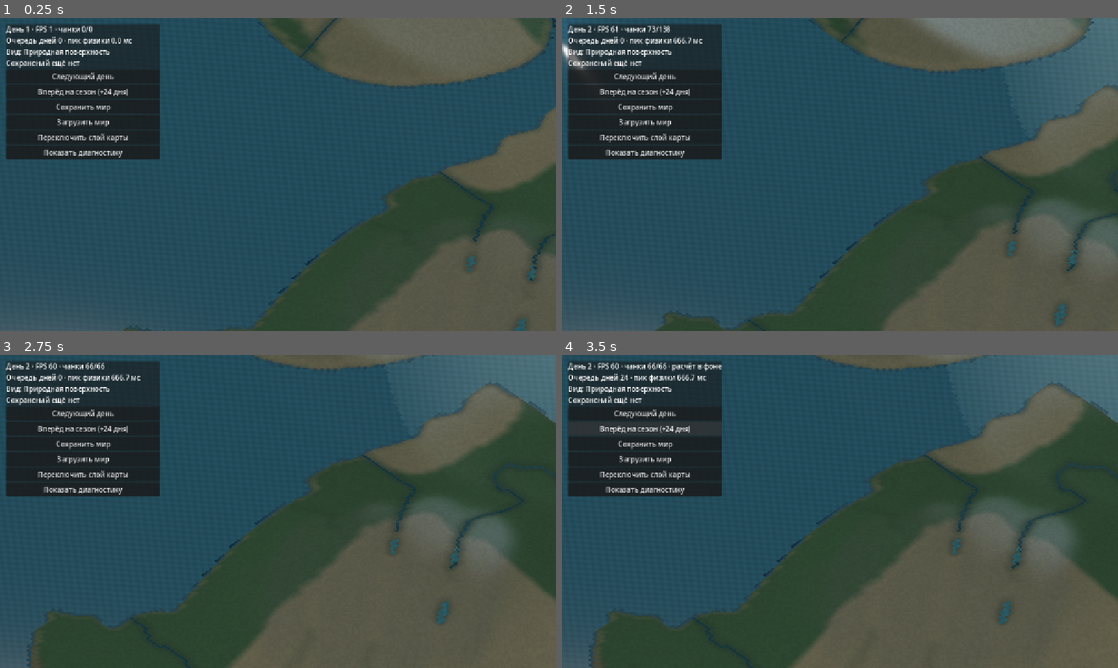
Above: before the commit, frames 1-4 (two rows, left to right).
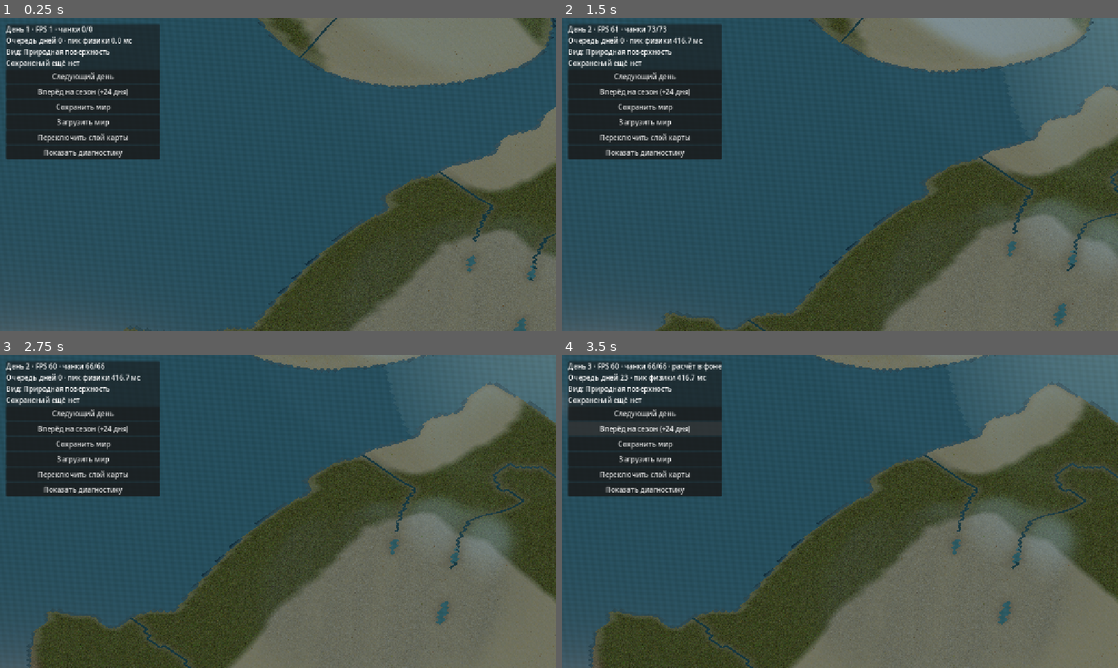
Above: after the commit, the same moments.

Repository: cyrox007/lands-and-ages
Game: Godot game, scene res://scenes/world.tscn
The game is run twice, just before and just after one commit, with the same random seed, the same clock (stepped at 60 frames per second) and the same inputs.
Inputs (mouse positions are in pixels of both pictures, inside the frame that each line leads up to):
- Up to frame 1 (0.25 s): no input
- Up to frame 2 (1.5 s): click "Следующий день" at 0.5 s; move the mouse to (962, 158) at 1.27 s; hold D from 1.28 s (still down); click (962, 158) at 1.42 s
- Up to frame 3 (2.75 s): release D at 2 s; drag from (166, 527) to (250, 574) at 2.02 s
- Up to frame 4 (3.5 s): click "Вперёд на сезон (+24 дня)" at 2.75 s

The runs differ from the first frame. In frame 1, 6.5% of the frame differs, in the area x 22-100%, y 0-100%; in frame 2, 9.0%, in the area x 0-100%, y 0-100%; in frame 3, 8.7%; in frame 4, 8.8%.

Commit message:
feat(world): этап 9.1 — фото-PBR текстуры и физические маски покрытий

Diff:
--- a/godot/scripts/chunk.gd
+++ b/godot/scripts/chunk.gd
@@ -3,6 +3,7 @@
 
 const Relief = preload("res://scripts/relief.gd")
 const Appearance = preload("res://scripts/landscape_appearance.gd")
+const MaterialMix = preload("res://scripts/terrain_material_mix.gd")
 
 static func create_mesh(cx: int, cy: int, day: int, world: RefCounted = null,
 		surface: RefCounted = null, mode: int = 0,
@@ -22,6 +23,8 @@
 	var vertices := PackedVector3Array()
 	var normals := PackedVector3Array()
 	var colors := PackedColorArray()
+	var uvs := PackedVector2Array()
+	var uv2s := PackedVector2Array()
 	var indices := PackedInt32Array()
 	for j in range(height + 1):
 		for i in range(width + 1):
@@ -35,20 +38,34 @@
 			var cell := Vector2i(mini(x, world.config.width - 1),
 				mini(y, world.config.height - 1))
 			if mode == 0 and surface != null and hydro != null:
-				colors.push_back(Appearance.color_at(vertex, h, normal,
-					world, surface, hydro))
-			elif mode == 0 or surface == null:
-				colors.push_back(Relief.relief_color(h, normal))
-			elif mode == 5:
-				colors.push_back(surface.snow_color_at(cell))
-			elif mode == 6:
-				colors.push_back(surface.sediment_color_at(cell))
-			elif mode == 7:
-				colors.push_back(surface.water_state_color_at(cell))
-			elif mode <= 2 or climate == null:
-				colors.push_back(surface.color_at(cell, mode - 1))
+				var color := Appearance.color_at(vertex, h, normal,
+					world, surface, hydro)
+				var weights: PackedFloat32Array = MaterialMix.at(
+					vertex, h, normal, world, surface, hydro)
+				# Текстурные веса передаются в UV/UV2 и альфа-канале,
+				# а цвет RGB остаётся доступен прежним диагностическим тестам.
+				color.a = weights[MaterialMix.SNOW]
+				colors.push_back(color)
+				uvs.push_back(Vector2(weights[MaterialMix.SAND],
+					weights[MaterialMix.ROCK]))
+				uv2s.push_back(Vector2(weights[MaterialMix.SOIL],
+					weights[MaterialMix.GRAVEL]))
 			else:
-				colors.push_back(climate.color_at(cell, mode - 3))
+				uvs.push_back(Vector2.ZERO)
+				uv2s.push_back(Vector2.ZERO)
+				if mode == 0 or surface == null:
+					colors.push_back(Relief.relief_color(h, normal))
+				elif mode == 5:
+					colors.push_back(surface.snow_color_at(cell))
+				elif mode == 6:
+					colors.push_back(surface.sediment_color_at(cell))
+				elif mode == 7:
+					colors.push_back(surface.water_state_color_at(cell))
+				elif mode <= 2 or climate == null:
+					colors.push_back(surface.color_at(cell, mode - 1))
+				else:
+					colors.push_back(climate.color_at(cell, mode - 3))
+
 	var stride := width + 1
 	for j in range(height):
 		for i in range(width):
@@ -63,6 +80,8 @@
 	arrays[Mesh.ARRAY_VERTEX] = vertices
 	arrays[Mesh.ARRAY_NORMAL] = normals
 	arrays[Mesh.ARRAY_COLOR] = colors
+	arrays[Mesh.ARRAY_TEX_UV] = uvs
+	arrays[Mesh.ARRAY_TEX_UV2] = uv2s
 	arrays[Mesh.ARRAY_INDEX] = indices
 	var mesh := ArrayMesh.new()
 	mesh.add_surface_from_arrays(Mesh.PRIMITIVE_TRIANGLES, arrays)
--- /dev/null
+++ b/godot/scripts/terrain_material_mix.gd
@@ -0,0 +1,84 @@
+extends RefCounted
+## Физически обусловленные коэффициенты шести PBR-покрытий.
+## Порядок: трава, почва, песок, скала, щебень, снег.
+
+const SurfaceType = preload("res://scripts/surface.gd")
+const Appearance = preload("res://scripts/landscape_appearance.gd")
+
+const MATERIALS := 6
+const GRASS := 0
+const SOIL := 1
+const SAND := 2
+const ROCK := 3
+const GRAVEL := 4
+const SNOW := 5
+
+
+static func _blend(weights: PackedFloat32Array, target: int,
+		fraction: float) -> void:
+	var amount := clampf(fraction, 0.0, 1.0)
+	for index in range(MATERIALS):
+		weights[index] *= 1.0 - amount
+	weights[target] += amount
+
+
+static func _cell_weights(cell: Vector2i, height: float, normal: Vector3,
+		surface: RefCounted, hydro: RefCounted) -> PackedFloat32Array:
+	var index: int = hydro.cell_index(cell)
+	var weights := PackedFloat32Array([0.75, 0.25, 0.0, 0.0, 0.0, 0.0])
+	if surface.rock_at_index(index):
+		_blend(weights, ROCK, 1.0)
+	elif surface.exposed_at_index(index):
+		var substrate: int = surface.substrate_at_index(index)
+		_blend(weights, SAND if substrate == SurfaceType.SAND else GRAVEL, 0.92)
+	elif surface.substrate_at_index(index) == SurfaceType.CLAY:
+		_blend(weights, SOIL, 0.9)
+	elif surface.substrate_at_index(index) == SurfaceType.SAND:
+		_blend(weights, SAND, 0.82)
+
+	var slope := 1.0 - clampf(normal.y, 0.0, 1.0)
+	_blend(weights, ROCK, smoothstep(0.15, 0.52, slope) * 0.88)
+	var depth: float = surface.soil_depth_at_index(index)
+	_blend(weights, GRAVEL, (1.0 - clampf(depth / 1.2, 0.0, 1.0)) * 0.34)
+	_blend(weights, GRAVEL, smoothstep(3.7, 8.3, height) * 0.17)
+	if hydro.has_water(index):
+		_blend(weights, SAND, 0.50)
+	else:
+		var snow: float = surface.snow_at_index(index)
+		_blend(weights, SNOW, smoothstep(0.04, 0.9, snow))
+	return weights
+
+
+static func at(vertex: Vector2i, height: float, normal: Vector3,
+		world: RefCounted, surface: RefCounted,
+		hydro: RefCounted) -> PackedFloat32Array:
+	# Усредняем по четырём клеткам, как и прежний цвет вершины.
+	# Поэтому на границах GPU-чанков коэффициенты одинаковы.
+	var result := PackedFloat32Array([0.0, 0.0, 0.0, 0.0, 0.0, 0.0])
+	var cells := 0
+	var dry_cells := 0
+	for dy in [-1, 0]:
+		for dx in [-1, 0]:
+			var cell := vertex + Vector2i(dx, dy)
+			if not world.config.contains_cell(cell):
+				continue
+			var weights := _cell_weights(cell, height, normal, surface, hydro)
+			for index in range(MATERIALS):
+				result[index] += weights[index]
+			cells += 1
+			if not hydro.has_water(hydro.cell_index(cell)):
+				dry_cells += 1
+
+	if cells == 0:
+		result[GRASS] = 1.0
+		return result
+
+	for index in range(MATERIALS):
+		result[index] /= float(cells)
+	var nearby: Vector2 = Appearance._near_water(vertex, world, hydro)
+	var dry_share := float(dry_cells) / float(cells)
+	var gentle := 1.0 - smoothstep(0.14, 0.46,
+		1.0 - clampf(normal.y, 0.0, 1.0))
+	_blend(result, SAND, nearby.x * dry_share * gentle * 0.60)
+	_blend(result, SOIL, nearby.y * dry_share * 0.18)
+	return result
--- a/godot/scripts/world.gd
+++ b/godot/scripts/world.gd
@@ -12,6 +12,8 @@
 const BenchmarkRoute = preload("res://scripts/world_benchmark_route.gd")
 const BenchmarkRunner = preload("res://scripts/world_benchmark_runner.gd")
 const NaturalGroundShader = preload("res://shaders/natural_ground.gdshader")
+const TerrainAlbedo = preload("res://assets/terrain/terrain_albedo.png")
+const TerrainNormalRoughness = preload("res://assets/terrain/terrain_normal_roughness.png")
 const NaturalWaterShader = preload("res://shaders/natural_water.gdshader")
 const Hydrology = preload("res://scripts/hydrology.gd")
 const WaterMesh = preload("res://scripts/water_mesh.gd")
@@ -186,6 +188,9 @@
 	# и диагностические палитры остаются без изменений.
 	_ground_material = ShaderMaterial.new()
 	_ground_material.shader = NaturalGroundShader
+	_ground_material.set_shader_parameter("terrain_albedo", TerrainAlbedo)
+	_ground_material.set_shader_parameter("terrain_normal_roughness",
+		TerrainNormalRoughness)
 	_debug_ground_material = StandardMaterial3D.new()
 	_debug_ground_material.vertex_color_use_as_albedo = true
 	_debug_ground_material.roughness = 1.0
--- a/godot/shaders/natural_ground.gdshader
+++ b/godot/shaders/natural_ground.gdshader
@@ -1,50 +1,99 @@
 shader_type spatial;
 render_mode cull_disabled, diffuse_burley, specular_schlick_ggx;
 
-// Цвет грунта и высота поступают из физической карты.
-// Микрофактура скал отключается вдали без изменения самих мешей.
+// Реальные фото-PBR карты хранятся в двух атласах из шести покрытий.
+// Маски смешивания приходят с общей физической вершины WorldMap.
+uniform sampler2D terrain_albedo : source_color, filter_linear_mipmap_anisotropic, repeat_disable;
+uniform sampler2D terrain_normal_roughness : filter_linear_mipmap_anisotropic, repeat_disable;
 uniform float detail_strength : hint_range(0.0, 1.0) = 1.0;
+uniform float texture_density : hint_range(0.05, 2.0) = 0.35;
 
 varying vec3 ground_position;
+varying vec3 ground_world_normal;
 varying float ground_steepness;
 
 void vertex() {
 	ground_position = (MODEL_MATRIX * vec4(VERTEX, 1.0)).xyz;
+	ground_world_normal = normalize(mat3(MODEL_MATRIX) * NORMAL);
 	ground_steepness = 1.0 - clamp(abs(NORMAL.y), 0.0, 1.0);
 }
 
-float detail_noise(vec2 position) {
-	vec2 cell = floor(position);
-	vec2 weight = fract(position);
-	weight = weight * weight * (3.0 - 2.0 * weight);
-	float a = fract(sin(dot(cell, vec2(127.1, 311.7))) * 43758.5453);
-	float b = fract(sin(dot(cell + vec2(1.0, 0.0), vec2(127.1, 311.7))) * 43758.5453);
-	float c = fract(sin(dot(cell + vec2(0.0, 1.0), vec2(127.1, 311.7))) * 43758.5453);
-	float d = fract(sin(dot(cell + vec2(1.0, 1.0), vec2(127.1, 311.7))) * 43758.5453);
-	return mix(mix(a, b, weight.x), mix(c, d, weight.x), weight.y);
+vec2 atlas_uv(vec2 world_uv, int material) {
+	// Тайлы 384px: 368px изображения и по 8px периодического бордюра.
+	vec2 tile = vec2(float(material % 3), float(material / 3));
+	vec2 local_uv = vec2(8.0 / 384.0) +
+		fract(world_uv * texture_density) * (368.0 / 384.0);
+	return (tile + local_uv) / vec2(3.0, 2.0);
+}
+
+void add_layer(int material, float influence, vec3 position, vec3 normal,
+		inout vec3 albedo_sum, inout vec3 packed_sum) {
+	if (influence < 0.008) {
+		return;
+	}
+	vec2 uv = atlas_uv(position.xz, material);
+	vec3 albedo = texture(terrain_albedo, uv).rgb;
+	vec3 packed = texture(terrain_normal_roughness, uv).rgb;
+
+	// Скалистые крутые грани не растягивают рисунок по горизонтальной UV.
+	float cliff = smoothstep(0.30, 0.61, ground_steepness);
+	if (material == 3 && cliff > 0.005) {
+		vec3 tri = pow(abs(normal), vec3(5.0));
+		tri /= max(tri.x + tri.y + tri.z, 0.0001);
+		vec2 uv_x = atlas_uv(position.zy, material);
+		vec2 uv_z = atlas_uv(position.xy, material);
+		vec3 tri_albedo = texture(terrain_albedo, uv_x).rgb * tri.x +
+			albedo * tri.y +
+			texture(terrain_albedo, uv_z).rgb * tri.z;
+		vec3 tri_packed = texture(terrain_normal_roughness, uv_x).rgb * tri.x +
+			packed * tri.y +
+			texture(terrain_normal_roughness, uv_z).rgb * tri.z;
+		albedo = mix(albedo, tri_albedo, cliff);
+		packed = mix(packed, tri_packed, cliff);
+	}
+	albedo_sum += albedo * influence;
+	packed_sum += packed * influence;
 }
 
 void fragment() {
-	float cliff = smoothstep(0.12, 0.52, ground_steepness);
-	float brightness = 1.0;
-	if (detail_strength > 0.01) {
-		// Геологическая слоистость читается по высоте и направлению склона.
-		float broad = detail_noise(ground_position.xz * 0.52);
-		float grain = detail_noise(ground_position.xz * 2.4);
-		float strata = sin(ground_position.y * 10.0 +
-			ground_position.x * 0.65 + broad * 2.2);
-		float breaks = sin(ground_position.y * 4.2 -
-			ground_position.z * 1.1 + broad * 3.0);
-		float layers = 1.0 - cliff * (0.085 - 0.062 * strata +
-			0.022 * breaks);
-		brightness = mix(1.0, (0.97 + (grain - 0.5) * 0.13) * layers,
-			detail_strength);
-	}
+	// COLOR.rgb остаётся природной подсказкой влажности/биома.
+	// COLOR.a = снег; UV = песок, скала; UV2 = почва, щебень.
+	float snow = clamp(COLOR.a, 0.0, 1.0);
+	float sand = clamp(UV.x, 0.0, 1.0);
+	float rock = clamp(UV.y, 0.0, 1.0);
+	float soil = clamp(UV2.x, 0.0, 1.0);
+	float gravel = clamp(UV2.y, 0.0, 1.0);
+	float grass = max(0.0, 1.0 - snow - sand - rock - soil - gravel);
+	float sum = max(grass + soil + sand + rock + gravel + snow, 0.0001);
 
-	// Снег скрывает мелкие слои породы, в том числе вблизи.
-	float snow = smoothstep(0.71, 0.85, min(COLOR.r, min(COLOR.g, COLOR.b)));
-	brightness = mix(brightness, 1.0, snow * 0.94);
-	ALBEDO = clamp(COLOR.rgb * brightness, vec3(0.0), vec3(1.0));
-	ROUGHNESS = mix(0.97, 0.88, cliff);
+	vec3 albedo_sum = vec3(0.0);
+	vec3 packed_sum = vec3(0.0);
+	add_layer(0, grass / sum, ground_position, ground_world_normal,
+		albedo_sum, packed_sum);
+	add_layer(1, soil / sum, ground_position, ground_world_normal,
+		albedo_sum, packed_sum);
+	add_layer(2, sand / sum, ground_position, ground_world_normal,
+		albedo_sum, packed_sum);
+	add_layer(3, rock / sum, ground_position, ground_world_normal,
+		albedo_sum, packed_sum);
+	add_layer(4, gravel / sum, ground_position, ground_world_normal,
+		albedo_sum, packed_sum);
+	add_layer(5, snow / sum, ground_position, ground_world_normal,
+		albedo_sum, packed_sum);
+
+	// Скалистая геологическая слоистость остаётся лишь слабой деталью.
+	float strata = sin(ground_position.y * 9.0 + ground_position.x * 0.42);
+	float cliff = smoothstep(0.25, 0.56, ground_steepness) * rock;
+	vec3 tint = clamp(COLOR.rgb / vec3(0.55), vec3(0.74), vec3(1.19));
+	ALBEDO = clamp(albedo_sum * mix(vec3(1.0), tint, 0.17) *
+		(1.0 + strata * cliff * 0.016 * detail_strength),
+		vec3(0.0), vec3(1.0));
+	ROUGHNESS = clamp(packed_sum.b, 0.25, 1.0);
 	METALLIC = 0.0;
+
+	// Карта нормалей сообщает микрорельеф, но не деформирует сетку.
+	vec3 bump = vec3(packed_sum.r * 2.0 - 1.0, 0.0,
+		packed_sum.g * 2.0 - 1.0);
+	NORMAL = normalize(NORMAL + mat3(VIEW_MATRIX) * bump *
+		(0.30 * detail_strength * (1.0 - cliff * 0.4)));
 }
--- /dev/null
+++ b/godot/tests/world_pbr_materials_smoke.gd
@@ -0,0 +1,151 @@
+extends SceneTree
+## Этап 9.1: реальные атласы PBR, переходы и сохранность физической карты.
+
+const Config = preload("res://scripts/world_config.gd")
+const WorldMap = preload("res://scripts/world_map.gd")
+const Hydro = preload("res://scripts/hydrology.gd")
+const Surface = preload("res://scripts/surface.gd")
+const Climate = preload("res://scripts/climate.gd")
+const Chunk = preload("res://scripts/chunk.gd")
+const Mix = preload("res://scripts/terrain_material_mix.gd")
+const View = preload("res://scripts/world.gd")
+const GroundShader = preload("res://shaders/natural_ground.gdshader")
+const Albedo = preload("res://assets/terrain/terrain_albedo.png")
+const Packed = preload("res://assets/terrain/terrain_normal_roughness.png")
+
+var failures: Array[String] = []
+
+
+func _check(ok: bool, description: String) -> void:
+	if not ok:
+		failures.append(description)
+
+
+func _test_atlases() -> void:
+	var albedo: Image = Albedo.get_image()
+	var packed: Image = Packed.get_image()
+	_check(albedo.get_size() == Vector2i(1152, 768) and
+		packed.get_size() == Vector2i(1152, 768),
+		"Оба атласа имеют шесть тайлов 384×384")
+	var brightnesses := {}
+	for index in range(6):
+		var x := (index % 3) * 384 + 192
+		var y := (index / 3) * 384 + 192
+		var color: Color = albedo.get_pixel(x, y)
+		var detail: Color = packed.get_pixel(x, y)
+		_check(color.r >= 0.0 and color.g >= 0.0 and color.b >= 0.0,
+			"Фотографическая карта содержит допустимый цвет")
+		_check(detail.r > 0.01 and detail.g > 0.01 and
+			detail.b > 0.01, "Нормали и шероховатость ненулевые")
+		brightnesses[index] = int(color.get_luminance() * 100.0)
+		var edge: Color = albedo.get_pixel(index % 3 * 384 + 4,
+			index / 3 * 384 + 192)
+		var wrapped: Color = albedo.get_pixel(index % 3 * 384 + 372,
+			index / 3 * 384 + 192)
+		_check(absf(edge.r - wrapped.r) < 0.13 and
+			absf(edge.g - wrapped.g) < 0.13,
+			"Бордюр тайла берётся с противоположной кромки исходника")
+	_check(brightnesses.size() == 6, "Присутствуют шесть покрытий")
+	_check(brightnesses[Mix.ROCK] != brightnesses[Mix.SNOW],
+		"Скала и снег используют разные изображения")
+
+
+func _test_physical_weights() -> void:
+	var world := WorldMap.new(Config.new(64, 48, 1729, 16, 32))
+	var hydro := Hydro.new(world)
+	hydro.rebuild()
+	var surface := Surface.new(world, hydro)
+	surface.rebuild()
+	var climate := Climate.new(world, hydro)
+	climate.rebuild()
+	var before_world: Dictionary = world.to_data()
+	var before_surface: Dictionary = surface.to_snapshot()
+	var before_hydro: Dictionary = hydro.to_snapshot()
+	var left := Chunk.create_mesh(1, 1, 1, world, surface, 0, climate, hydro)
+	var right := Chunk.create_mesh(2, 1, 1, world, surface, 0, climate, hydro)
+	var a: Array = left.surface_get_arrays(0)
+	var b: Array = right.surface_get_arrays(0)
+	var colors_a: PackedColorArray = a[Mesh.ARRAY_COLOR]
+	var colors_b: PackedColorArray = b[Mesh.ARRAY_COLOR]
+	var uv_a: PackedVector2Array = a[Mesh.ARRAY_TEX_UV]
+	var uv_b: PackedVector2Array = b[Mesh.ARRAY_TEX_UV]
+	var uv2_a: PackedVector2Array = a[Mesh.ARRAY_TEX_UV2]
+	var uv2_b: PackedVector2Array = b[Mesh.ARRAY_TEX_UV2]
+	_check(uv_a.size() == 289 and uv2_a.size() == 289,
+		"Каждая вершина содержит коэффициенты текстурного смешивания")
+	for y in range(17):
+		var i := y * 17
+		_check(colors_a[i + 16].is_equal_approx(colors_b[i]) and
+			uv_a[i + 16].is_equal_approx(uv_b[i]) and
+			uv2_a[i + 16].is_equal_approx(uv2_b[i]),
+			"Соседние чанки имеют одинаковые маски на общих вершинах")
+	for i in range(uv_a.size()):
+		var sand := uv_a[i].x
+		var rock := uv_a[i].y
+		var soil := uv2_a[i].x
+		var gravel := uv2_a[i].y
+		var snow := colors_a[i].a
+		var grass := 1.0 - sand - rock - soil - gravel - snow
+		_check(minf(minf(sand, rock), minf(soil, gravel)) >= -0.0001
+			and snow >= -0.0001 and grass >= -0.0001,
+			"Шесть коэффициентов смешивания неотрицательные")
+		_check(absf(grass + soil + sand + rock + gravel + snow -
+			1.0) < 0.001, "Суммарный вес материалов равен единице")
+
+	var point := Vector2i(23, 21)
+	var normal: Vector3 = world.normal_at(point)
+	var height: float = world.vertex_at(point)
+	var before := Mix.at(point, height, normal, world, surface, hydro)
+	var changed: Array[int] = []
+	var snow_before := {}
+	for dy in [-1, 0]:
+		for dx in [-1, 0]:
+			var cell := point + Vector2i(dx, dy)
+			var index: int = hydro.cell_index(cell)
+			if not hydro.has_water(index):
+				changed.append(index)
+				snow_before[index] = surface._snow[index]
+				surface._snow[index] = 1.0
+	var after := Mix.at(point, height, normal, world, surface, hydro)
+	for index in changed:
+		surface._snow[index] = snow_before[index]
+	_check(changed.is_empty() or after[Mix.SNOW] > before[Mix.SNOW],
+		"Физический снег замещает текстуру грунта без новой карты")
+	_check(before_world == world.to_data() and
+		before_surface == surface.to_snapshot() and
+		before_hydro == hydro.to_snapshot(),
+		"Текстурирование не изменило рельеф и воду")
+
+
+func _test_scene() -> void:
+	_check(GroundShader.code.contains("terrain_albedo")
+		and GroundShader.code.contains("texture(")
+		and GroundShader.code.contains("terrain_normal_roughness"),
+		"Шейдер выбирает реальные PBR-изображения")
+	_check(GroundShader.code.contains("ground_steepness") and
+		GroundShader.code.contains("atlas_uv"),
+		"Скалы получают проекцию, не растягивающую текстуру")
+	var scene := View.new()
+	scene._setup_materials()
+	var tex: Variant = scene._ground_material.get_shader_parameter(
+		"terrain_albedo")
+	var packed_tex: Variant = scene._ground_material.get_shader_parameter(
+		"terrain_normal_roughness")
+	_check(tex is Texture2D and packed_tex is Texture2D,
+		"Игровой материал использует оба настоящих атласа")
+	_check(scene._debug_ground_material is StandardMaterial3D,
+		"Диагностические режимы 1–7 сохранены без текстурных масок")
+	scene.free()
+
+
+func _initialize() -> void:
+	_test_atlases()
+	_test_physical_weights()
+	_test_scene()
+	if not failures.is_empty():
+		for reason in failures.slice(0, 20):
+			push_error("Этап 9.1: " + reason)
+		quit(1)
+		return
+	print("Этап 9.1: PBR-атласы, маски, швы и природные законы — успешно.")
+	quit(0)
Not shown, added: docs/WORLD-STAGE-9-1.md
